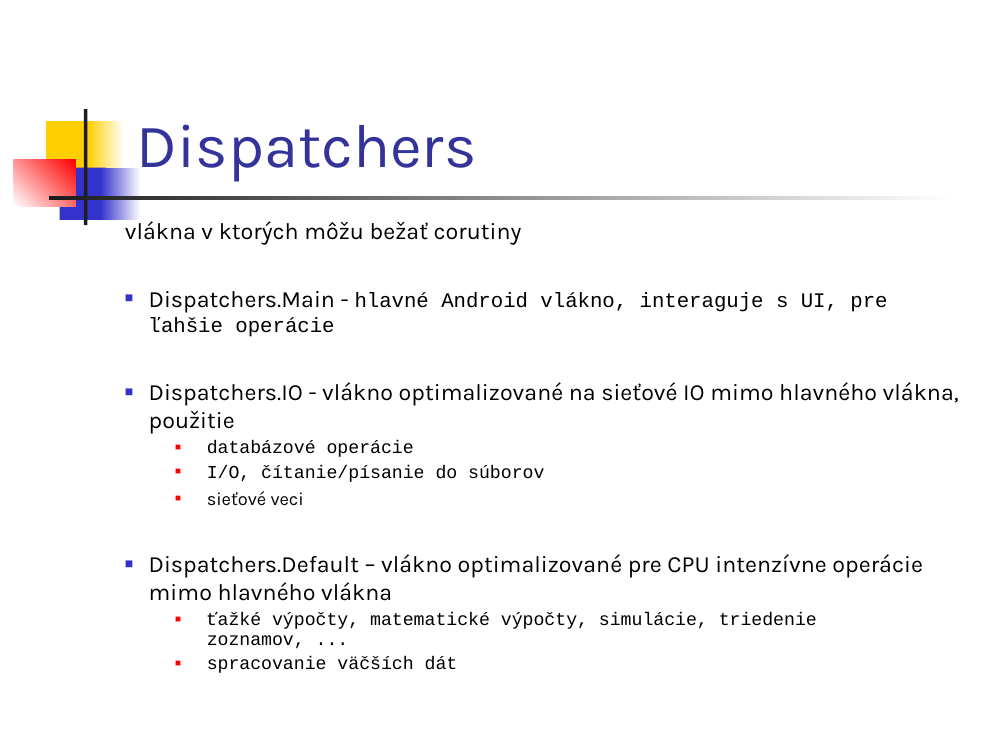
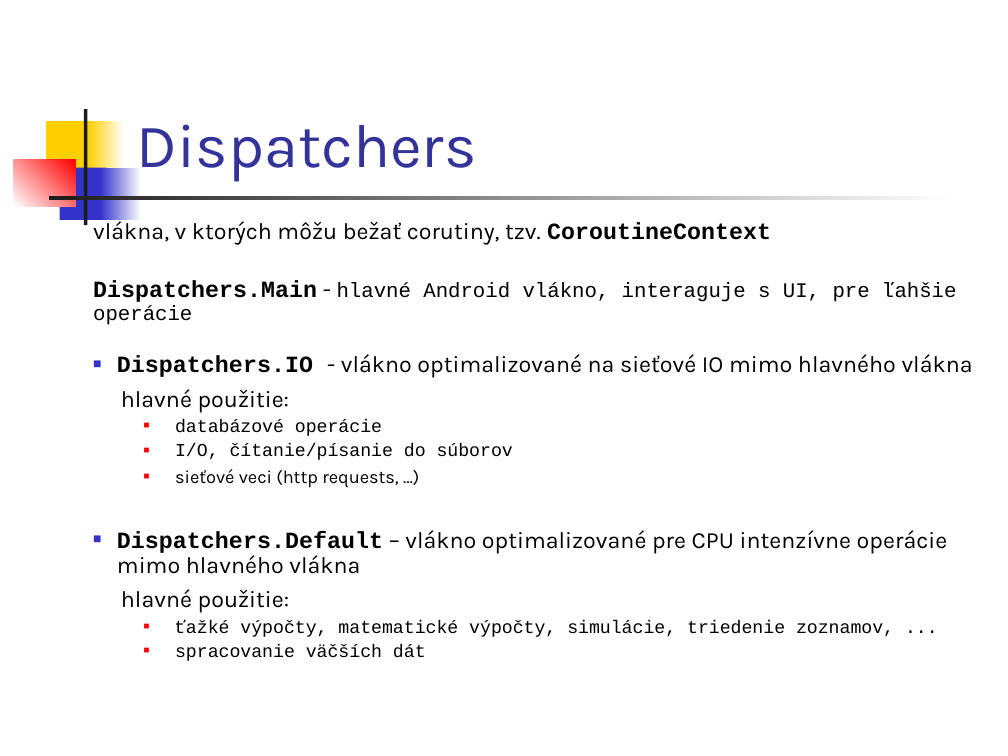
Before and after one commit to vmandro/Prednasky, a slide deck: slide 28 of 10/10_Android.ppt (slide 27 before the commit). Drawn at 1008x756 pixels with LibreOffice and Linux fonts; fonts in the diff are those of the drawing. Boxes give left, top, right and bottom in pixels: in the first picture for what was removed or moved away, otherwise in the second. Text is boxed around its words. In the diff, an @@ line names an element or a change of style, - is before the commit and + after.

```diff
--- a/10/10_Android.ppt
+++ b/10/10_Android.ppt
@@ text "vlákna, v ktorých môžu bežať ..." moved from (x1=125, y1=218, x2=959, y2=673) to (x1=93, y1=218, x2=973, y2=661) @@
@@ text at (x1=93, y1=218, x2=771, y2=244): text changed @@
-vlákna v ktorých môžu bežať corutiny
+vlákna, v ktorých môžu bežať corutiny, tzv. CoroutineContext
@@ text at (x1=93, y1=280, x2=956, y2=574): font Karla to Courier New, bold on in "Dispatchers.Main", "Dispatchers.Default"; bullet ■ to none; line spacing 1 to 0.9 @@
@@ text at (x1=117, y1=354, x2=973, y2=412): text changed @@
-■ Dispatchers.IO - vlákno optimalizované na sieťové IO mimo hlavného vlákna, použitie
+■ Dispatchers.IO - vlákno optimalizované na sieťové IO mimo hlavného vlákna
+hlavné použitie:
@@ text at (x1=175, y1=469, x2=399, y2=488): text changed @@
-  ■ sieťové veci
+  ■ sieťové veci (http requests, …)
@@ text at (x1=121, y1=589, x2=290, y2=613): paragraph added @@
+hlavné použitie:
```
Also in this commit, not shown: 22 other slides changed, 6 slides added, 4 other files.
